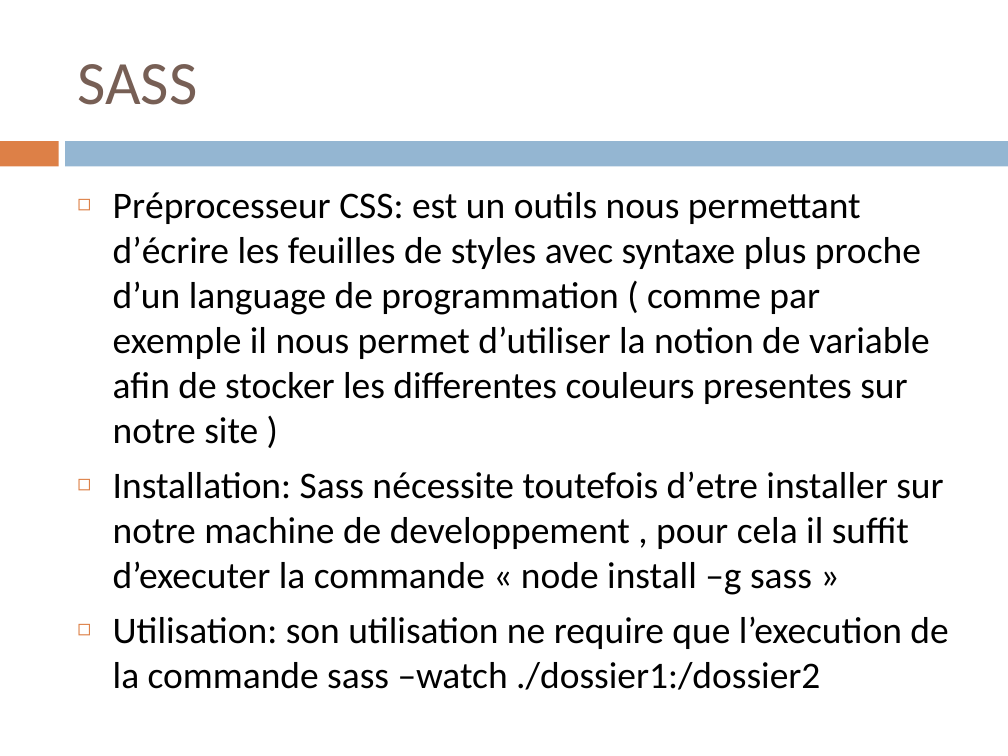
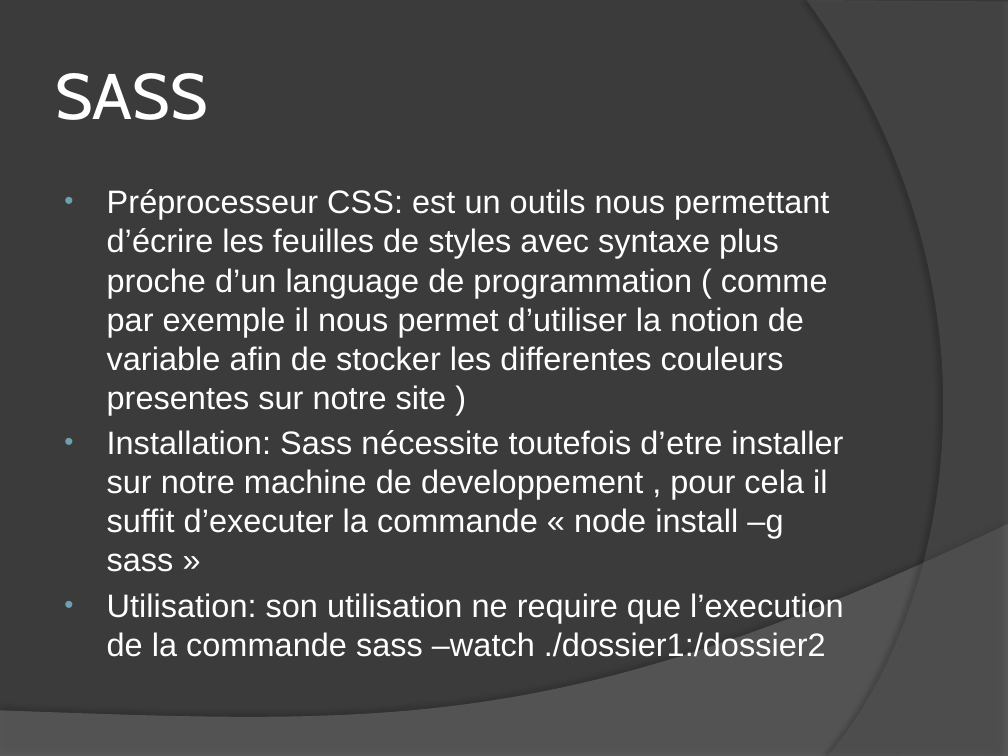
Before and after one commit to Mahamadou828/projet-op-3, a slide deck: slide 4 of Ohmyfood.pptx. Drawn at 1008x756 pixels with LibreOffice and Linux fonts; fonts in the diff are those of the drawing. Boxes give left, top, right and bottom in pixels: in the first picture for what was removed or moved away, otherwise in the second. Text is boxed around its words. In the diff, an @@ line names an element or a change of style, - is before the commit and + after.

```diff
--- a/Ohmyfood.pptx
+++ b/Ohmyfood.pptx
@@ background #FFFFFF to #3B3B3B @@
@@ freeform shape added at bbox=[806, 0, 1008, 756], fill #5E5E5E at 40% opacity @@
@@ title "SASS": place and size @@
-title "SASS" at bbox=[77, 64, 197, 105]
+title "SASS" at bbox=[55, 73, 207, 120]
@@ title "SASS" at bbox=[55, 73, 207, 120]: size 44 to 46 pt, font Calibri to Cabin, text colour #775F55 to #FFFFFF @@
@@ rectangle removed at bbox=[0, 141, 58, 166] @@
@@ rectangle removed at bbox=[66, 141, 1008, 166] @@
@@ text "Préprocesseur CSS: est un outils ..." at bbox=[107, 189, 844, 657]: size 26.8 to 23.2 pt, font Calibri to Arial, text colour #000000 to #FFFFFF; bullet ◻ to •; less space between paragraphs; bullet colour #DD8047 to #6EA0B0 @@
@@ freeform shape added at bbox=[0, 524, 1008, 756], fill #7F7F7F at 45% opacity @@
```
Also in this commit, not shown: 4 other slides changed, 10 slides added, 9 slides removed, 13 other files.
